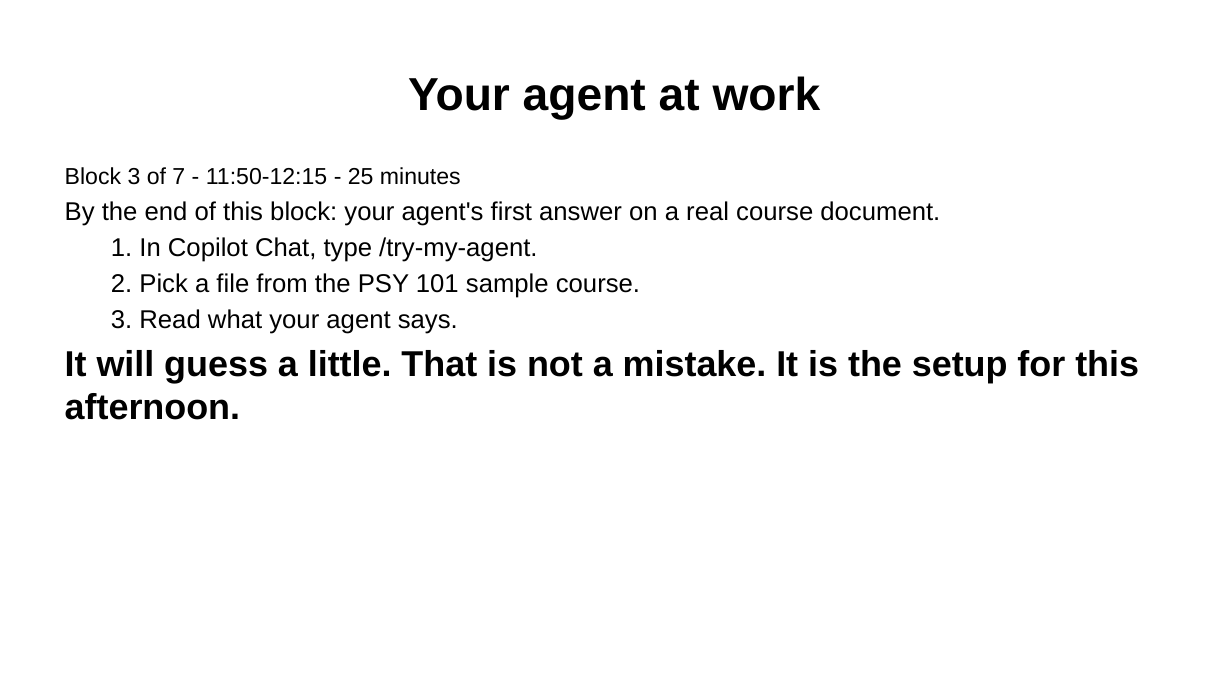
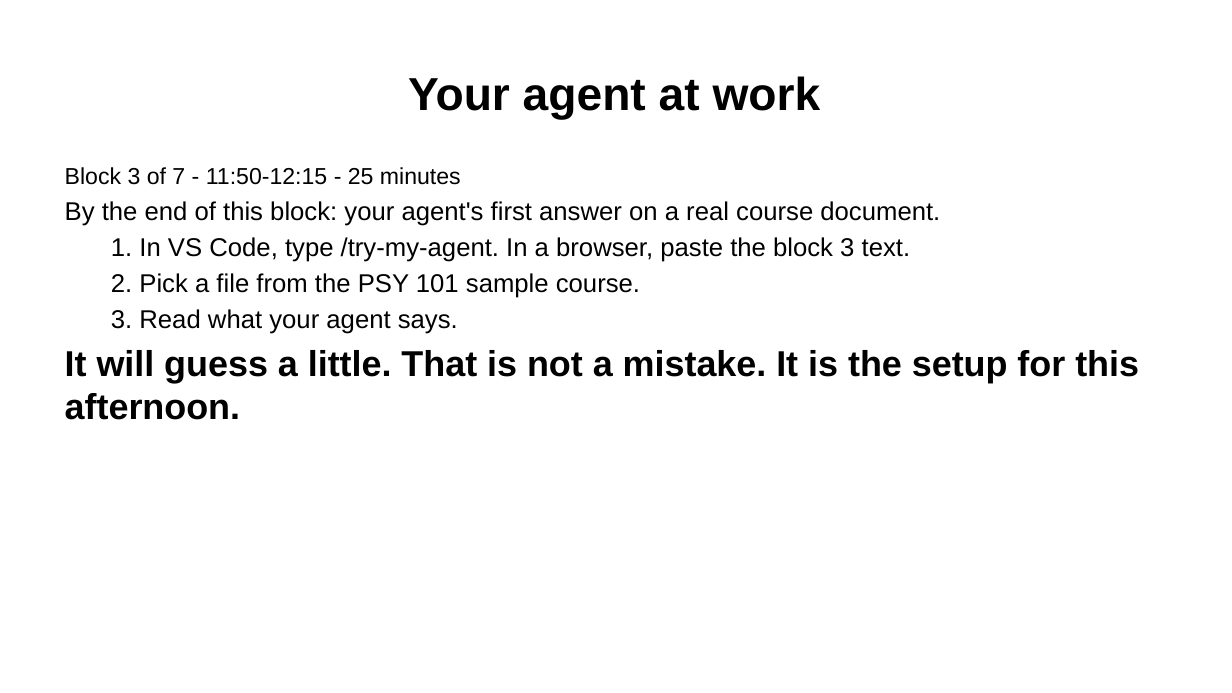
Before and after one commit to Community-Access/glow, a slide deck: slide 12 of docs/ahg-2026/slides.pptx. Drawn at 1232x693 pixels with LibreOffice and Linux fonts; fonts in the diff are those of the drawing. Boxes give left, top, right and bottom in pixels: in the first picture for what was removed or moved away, otherwise in the second. Text is boxed around its words. In the diff, an @@ line names an element or a change of style, - is before the commit and + after.

```diff
--- a/docs/ahg-2026/slides.pptx
+++ b/docs/ahg-2026/slides.pptx
@@ text at (111,237,910,262): text changed @@
-  1. In Copilot Chat, type /try-my-agent.
+  1. In VS Code, type /try-my-agent. In a browser, paste the block 3 text.
```
Also in this commit, not shown: 7 other slides changed, 55 other files.
